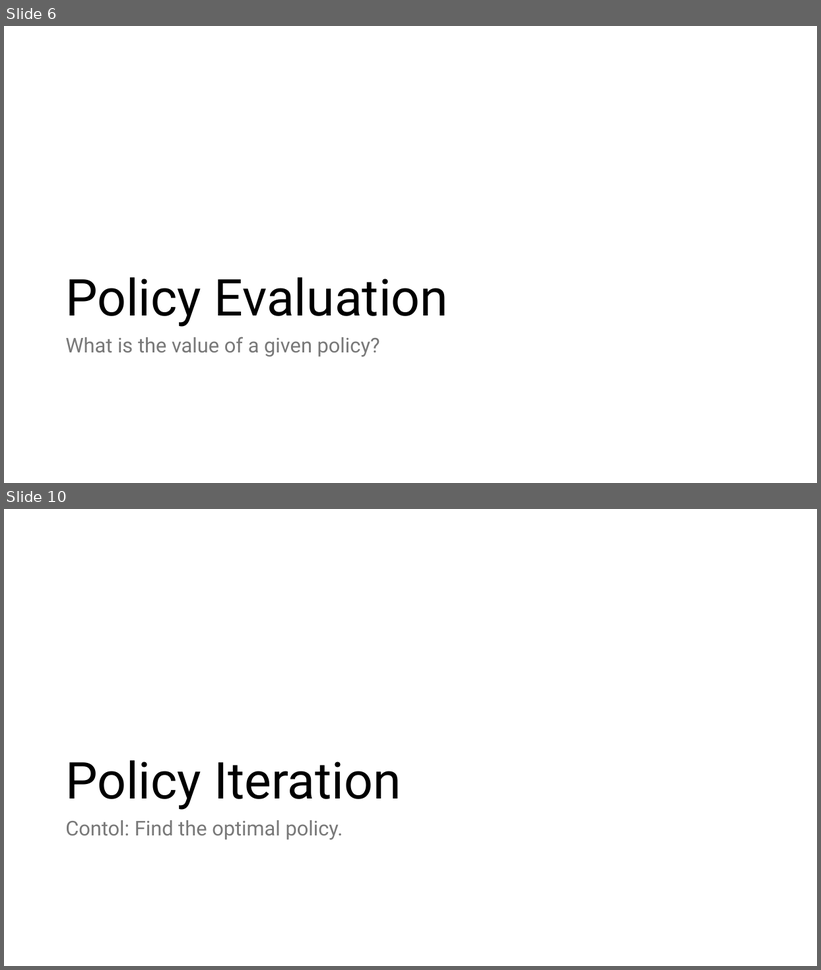
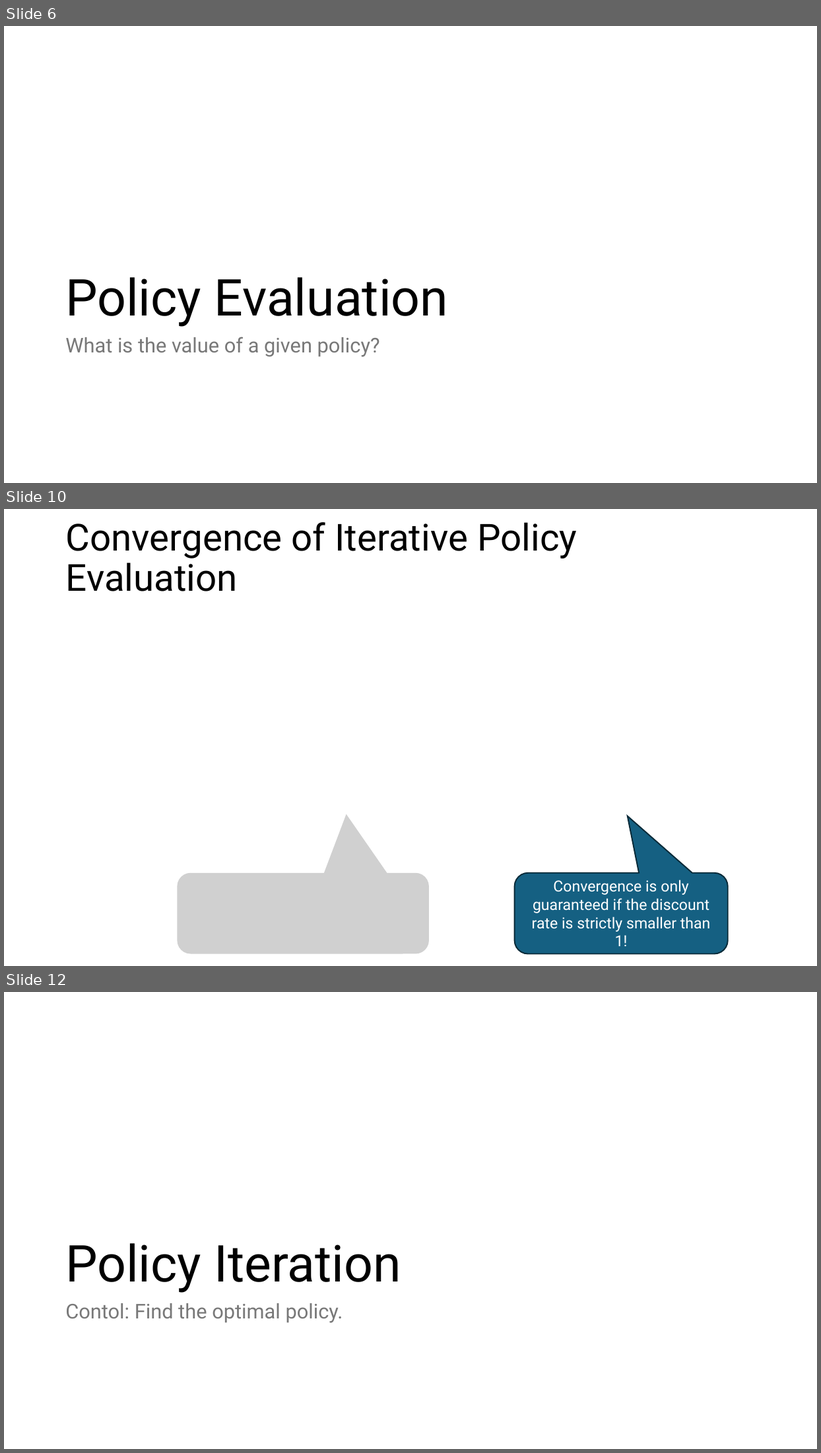
Before and after one commit to mhahsler/Introduction_to_Reinforcement_Learning, a slide deck: slides/Lecture_Chapter04.pptx. Shown one above the other, each under a label of ours: slides 6 and 10 before the commit, slides 6, 10 and 12 after it; the slides between them are not shown. The pictures are 821x970 and 821x1453 pixels, drawn with LibreOffice and Linux fonts; fonts in the diff are those of the drawing; grey boxes stand for pictures. Boxes give left, top, right and bottom in pixels: in the first picture for what was removed or moved away, otherwise in the second. Text is boxed around its words. In the diff, an @@ line names an element or a change of style, - is before the commit and + after.

```diff
--- a/slides/Lecture_Chapter04.pptx
+++ b/slides/Lecture_Chapter04.pptx
@@ slide 10 added at bbox=[4, 509, 817, 966], background #FFFFFF @@
@@ title added at bbox=[66, 522, 577, 591], 44 pt, text #000000 @@
+Convergence of Iterative Policy Evaluation
@@ picture added at bbox=[177, 873, 429, 955] @@
@@ rounded speech box added at bbox=[515, 873, 728, 955], fill #156082, outline #092A39 1.5 pt, 18 pt, text #FFFFFF @@
+Convergence is only guaranteed if the discount rate is strictly smaller than 1!
@@ what was slide 10 is now slide 12 @@
```
Also in this commit, not shown: 5 slides changed, 1 other slide added, 3 other files.
